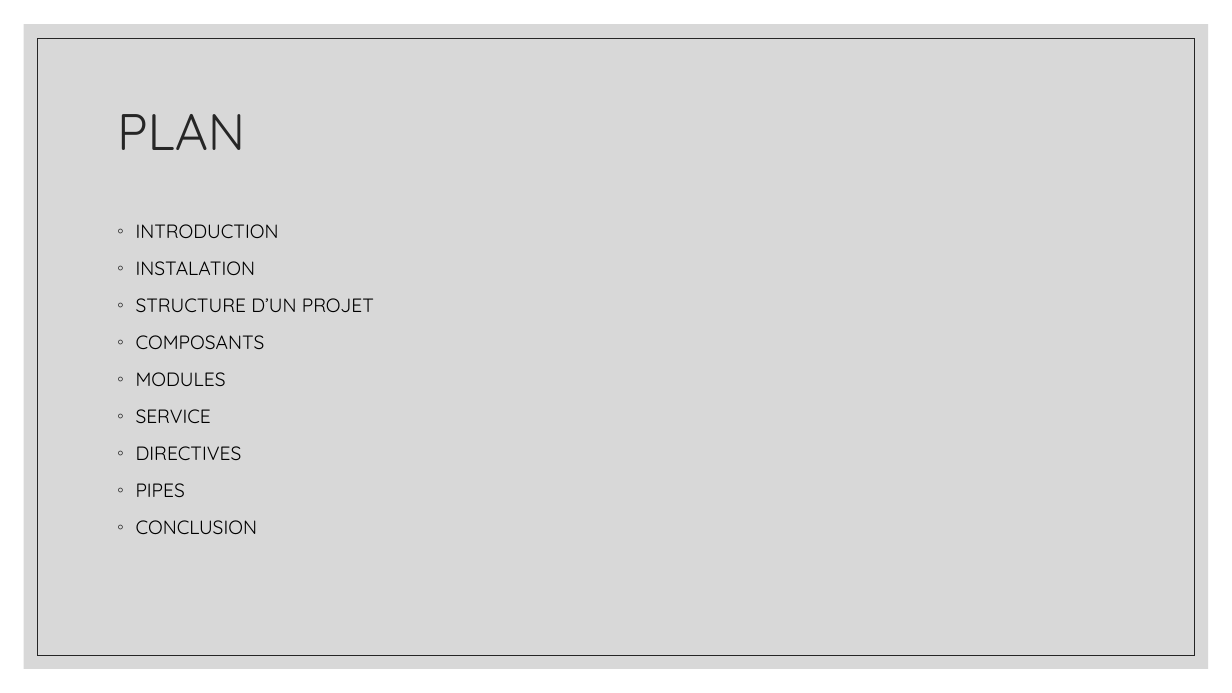
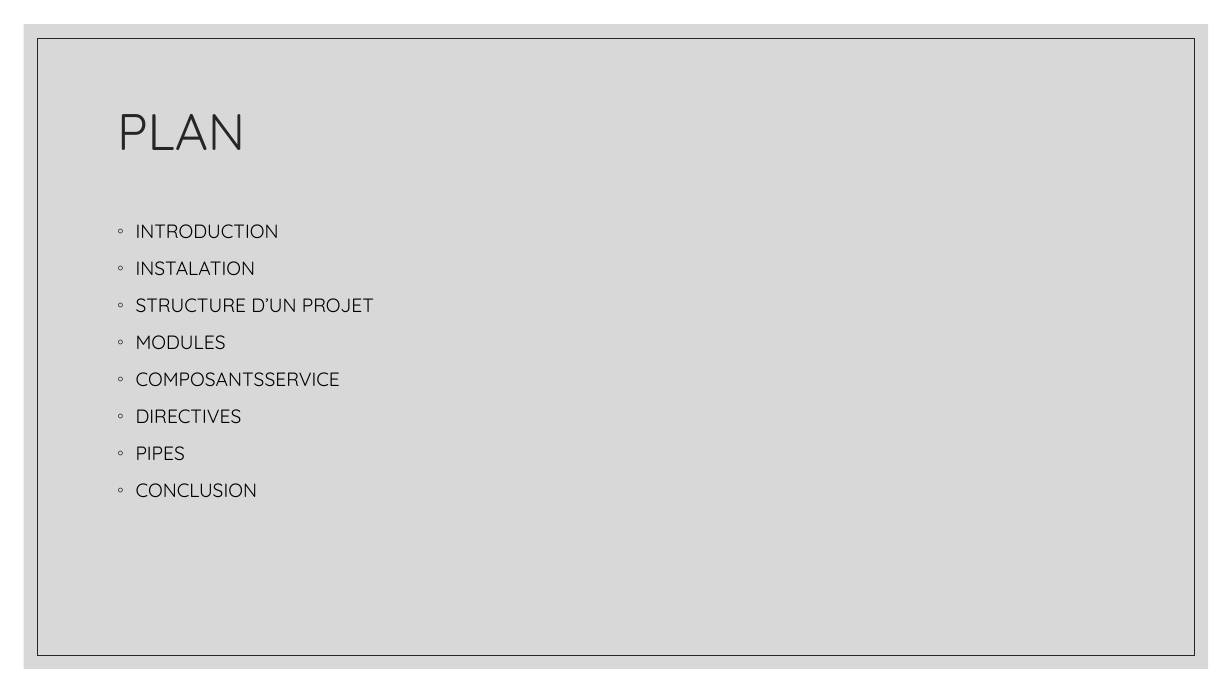
Before and after one commit to ayoubelabassi/todolist, a slide deck: slide 2 of task/ANGULAR.pptx. Drawn at 1232x693 pixels with LibreOffice and Linux fonts; fonts in the diff are those of the drawing. Boxes give left, top, right and bottom in pixels: in the first picture for what was removed or moved away, otherwise in the second. Text is boxed around its words. In the diff, an @@ line names an element or a change of style, - is before the commit and + after.

Commit message:
presentation

```diff
--- a/task/ANGULAR.pptx
+++ b/task/ANGULAR.pptx
@@ text at bbox=[136, 335, 265, 349]: paragraph removed @@
-◦ COMPOSANTS
@@ text at bbox=[136, 372, 340, 386]: text changed @@
-◦ SERVICE
+◦ COMPOSANTSSERVICE
```
Also in this commit, not shown: 7 slides added, 1 slide removed, 1 other file.
